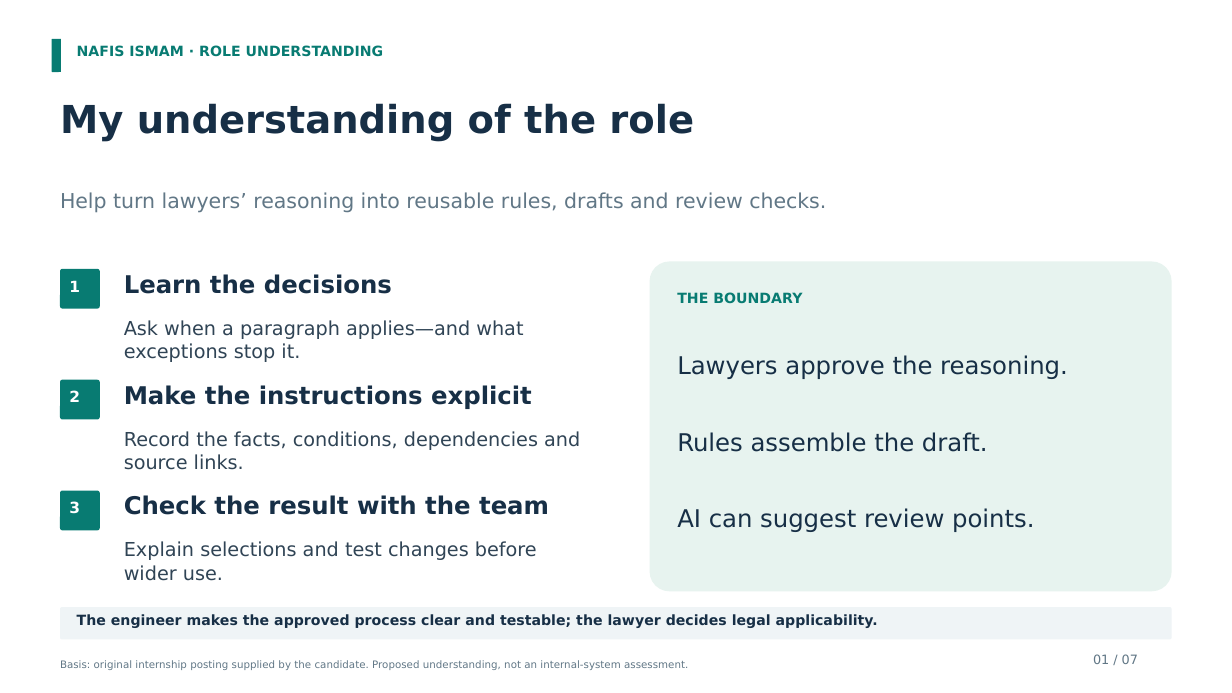
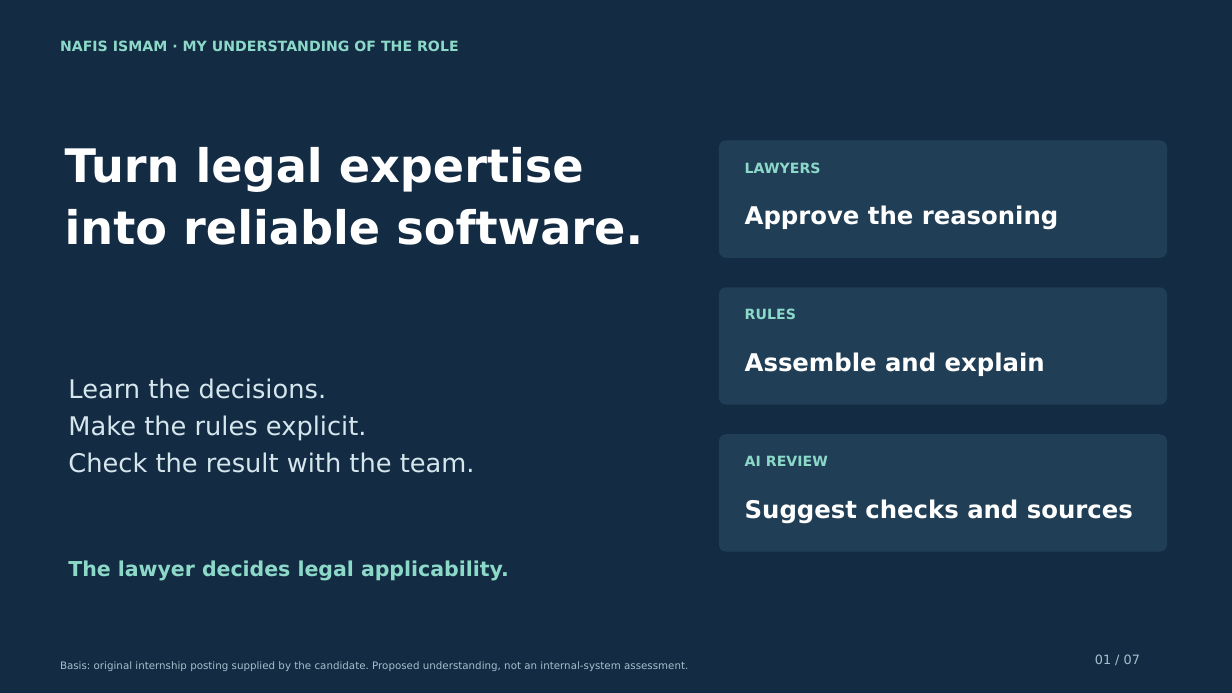
Before and after one commit to nafismam/UkilRAG, a slide deck: slide 1 of presentation/Nafis_Ismam_Docitalis_Final.pptx. Drawn at 1232x693 pixels with LibreOffice and Linux fonts; fonts in the diff are those of the drawing. Boxes give left, top, right and bottom in pixels: in the first picture for what was removed or moved away, otherwise in the second. Text is boxed around its words. In the diff, an @@ line names an element or a change of style, - is before the commit and + after.

Commit message:
Vary interview slide layouts with timeline, flow, report and test dashboard

```diff
--- a/presentation/Nafis_Ismam_Docitalis_Final.pptx
+++ b/presentation/Nafis_Ismam_Docitalis_Final.pptx
@@ background #FFFFFF to #142C43 @@
@@ rounded rectangle removed at [52, 39, 61, 72] @@
@@ text at [60, 40, 459, 51]: text changed; size 30 to 11 pt; text colour #172F46 to #8DD9C9 @@
-My understanding of the role
+NAFIS ISMAM · MY UNDERSTANDING OF THE ROLE
@@ text removed at [77, 45, 384, 57] @@
-NAFIS ISMAM · ROLE UNDERSTANDING
@@ text at [65, 147, 643, 245]: text changed; size 16 to 36 pt; text colour #617786 to #FFFFFF; bold on @@
-Help turn lawyers’ reasoning into reusable rules, drafts and review checks.
+Turn legal expertise
+into reliable software.
@@ rounded rectangle added at [719, 140, 1167, 258], fill #203F56 @@
@@ text added at [745, 162, 821, 173], 11 pt, text #8DD9C9, bold @@
+LAWYERS
@@ text at [745, 205, 1058, 230]: text changed; text colour #172F46 to #FFFFFF @@
-Learn the decisions
+Approve the reasoning
@@ rounded rectangle removed at [60, 269, 100, 309] @@
@@ rounded rectangle removed at [650, 262, 1172, 592] @@
@@ text removed at [69, 280, 80, 292] @@
-1
@@ text removed at [677, 292, 802, 303] @@
-THE BOUNDARY
@@ rounded rectangle added at [719, 287, 1167, 405], fill #203F56 @@
@@ text removed at [124, 320, 523, 362] @@
-Ask when a paragraph applies—and what exceptions stop it.
@@ text added at [745, 308, 796, 319], 11 pt, text #8DD9C9, bold @@
+RULES
@@ text removed at [677, 355, 1068, 532] @@
-Lawyers approve the reasoning.
-Rules assemble the draft.
-AI can suggest review points.
@@ text added at [745, 352, 1045, 376], 19 pt, text #FFFFFF, bold @@
+Assemble and explain
@@ rounded rectangle removed at [60, 380, 100, 420] @@
@@ text at [68, 378, 475, 473]: text changed; size 19 to 20 pt; text colour #172F46 to #D5E6ED; bold off @@
-Check the result with the team
+Learn the decisions.
+Make the rules explicit.
+Check the result with the team.
@@ text removed at [124, 385, 532, 409] @@
-Make the instructions explicit
@@ text removed at [69, 390, 80, 402] @@
-2
@@ text removed at [124, 431, 580, 470] @@
-Record the facts, conditions, dependencies and source links.
@@ rounded rectangle added at [719, 434, 1167, 552], fill #203F56 @@
@@ text added at [745, 456, 828, 466], 11 pt, text #8DD9C9, bold @@
+AI REVIEW
@@ rounded rectangle removed at [60, 491, 100, 531] @@
@@ text removed at [69, 501, 80, 514] @@
-3
@@ text added at [745, 499, 1133, 524], 19 pt, text #FFFFFF, bold @@
+Suggest checks and sources
@@ text added at [68, 560, 509, 581], 16 pt, text #8DD9C9, bold @@
+The lawyer decides legal applicability.
@@ text removed at [124, 541, 537, 581] @@
-Explain selections and test changes before wider use.
@@ rounded rectangle removed at [60, 607, 1172, 640] @@
@@ text removed at [77, 614, 878, 628] @@
-The engineer makes the approved process clear and testable; the lawyer decides legal applicability.
@@ text "Basis: original internship posting supplied ..." at [60, 661, 688, 671]: text colour #617786 to #A8BFCD; less space between paragraphs @@
@@ text "01 / 07" at [1095, 654, 1140, 664]: text colour #617786 to #A8BFCD; less space between paragraphs @@
```
Also in this commit, not shown: 6 other slides changed, 10 other files.
